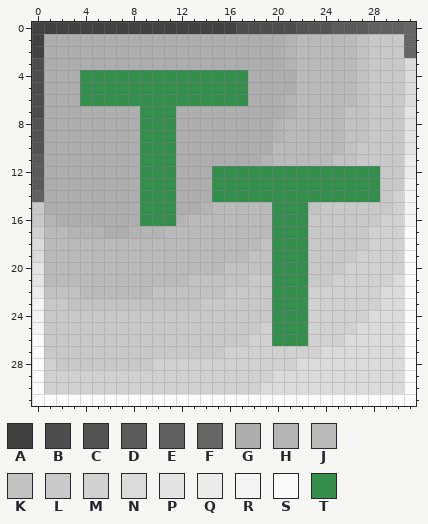
Edited in one commit: pixel-art sprite (items/images/thick_trousers.png). The picture above is the old version.
The file is 32x32 pixels. Colours within 5 levels of each other are drawn and written as one.
Palette (. is transparent): A #414141  B #4c4c4c  C #535353  D #5a5a5a  E #606060  F #666666  G #aeaeae  H #b4b4b4  J #bababa  K #c2c2c2  L #c9c9c9  M #d1d1d1  N #dbdbdb  P #e4e4e4  Q #ececec  R #f4f4f4  S #fbfbfb  T #338f4b
Pixels before, first column x 0:
 0 AAAAAAAAAAAAAAAAABBBBBCCCDDDEEEF
 1 AGGGGGGGGGGGGGGGGGGGGHJJJJJKLLLF
 2 AGGGGGGGGGGGGGGGGGGGGHJJJJJKLLLF
 3 BGGGGGGGGGGGGGGGGGGGGHJJJJJKLLLN
 4 BGGGTTTTTTTTTTTTTTGGGGJJJJJKLLLN
 5 BGGGTTTTTTTTTTTTTTGGGGJJJJJKLLLN
 6 BGGGTTTTTTTTTTTTTTGGGHJJJJJKLLLN
 7 BGGGGGGGGTTTGGGGGGGGGHJJJJKKLLLP
 8 CGGGGGGGGTTTGGGGGGGGHJJJJJKKLLLP
 9 CGGGGGGGGTTTGGGGGGGGHJJJJJKKLLLP
10 CGGGGGGGGTTTGGGGGGGGJJJJJJKLLLLP
11 DGGGGGGGGTTTGGGGGGGHJJJJJKKLLLLQ
12 DGGGGGGGGTTTGGGTTTTTTTTTTTTTTLLQ
13 DGGGGGGGGTTTGGGTTTTTTTTTTTTTTLLR
14 EGGGGGGGGTTTGGGTTTTTTTTTTTTTTLMR
15 LGGGGGGGGTTTGGHJJJJJTTTKLLLLLLMR
16 LHGGGGGGGTTTHJJJJJJJTTTLLLLLLMMR
17 MJJHHHGGHHHJJJJJJJJJTTTLLLLLMMMS
18 NJJJJJJJJJJJJJJJJJJKTTTLLLLLMMMS
19 NJJJJJJJJJJJJJJJJJKKTTTLLLLMMMMS
20 PJJJJJJJJJJJJJJJKKKKTTTLLLMMMMMS
21 PJJJJJJJJJJJJKKKKKLLTTTLLMMMMMNS
22 QKKKJJJJJJKKKKKKLLLLTTTMMMMMMNNS
23 RLLKKKKKKKKKKKLLLLLLTTTMMMMMMNNS
24 RLLLLLLLLLLLLLLLLLLLTTTMMMMMNNNS
25 RLLLLLLLLLLLLLLLLLLMTTTMMMMNNNNS
26 SLLLLLLLLLLLLLLLLLMMTTTMMMNNNNNS
27 SLLLLLLLLLLLLLLLMMMMMMMMNNNNNNNS
28 SMLLLLLLLLMMMMMMMMMMMMNNNNNNNNNS
29 SMMMMMMMMMMMMMMMMMMMNNNNNNNNNNNS
30 SMMMMMMMMMMMMMMMMMMNNNNNNNNNNNNS
31 SSSSSSSSSSSSSSSSSSSSSSSSSSSSSSSS
The result:
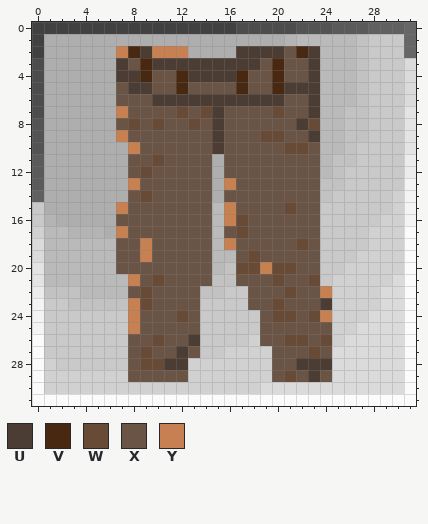
Colours new in this view: U #4b3d34  V #492812  W #684b37  X #6a5445  Y #c68051
Difference:
Changed rows in their new state; - is an unchanged pixel.
first column x 4:
 2 ---YVUYYY----UUUUXVU-----
 3 ---UXVUUUUUUUUUXVXXU-----
 4 GGGUUVXXVUUUUVXXVXXU-----
 5 GGGXUUXXVXXXXVXXVUUU-----
 6 GGGXXXUUUUUUUUUUUXXU-----
 7 ---YXXXXWXWUXXXXWXXU-----
 8 ---XWXWXXWXUXXXXXXUW-----
 9 ---YXXXXXXXUXXXWWXXU-----
10 ----YXXXXXXUXXXXXWWX-----
11 ----XXWXXXX-XXXXXXXX-----
12 ----XWXXXXXGXXXXXXXXJKLLL
13 ----YXXXXXXGYXXXXXXXKKLLL
14 ----XWXXXXXGXXXXXXXXKLLLL
15 ---YXXXXXXX-YXXXXWXX-----
16 ---XXXXXXXX-YWXXXXXX-----
17 ---YXXXXXXX-XWXXXXXX-----
18 ---XXYXXXXX-YXXXXXWX-----
19 ---XXYXXXXX--XWXXXXX-----
20 ---XXXXXXXX--WWYWWXX-----
21 ----YXWXXXX--XXXWXXW-----
22 ----XWXXXX----XXXWXXY----
23 ----YWXXXX----XXWXXXU----
24 ----YXXXWX-----XWWXWY----
25 ----YXXXXX-----XXXXXX----
26 ----XXWXXU-----XXWWXW----
27 ----XWXXUX------XXXWX----
28 ----XWWUU-------XXUUU----
29 ----XXXXX-------XWXUX----
Pixel boxes of the changes (left, top, right, bottom) in both pictures:
changed: (80, 46, 380, 382)
